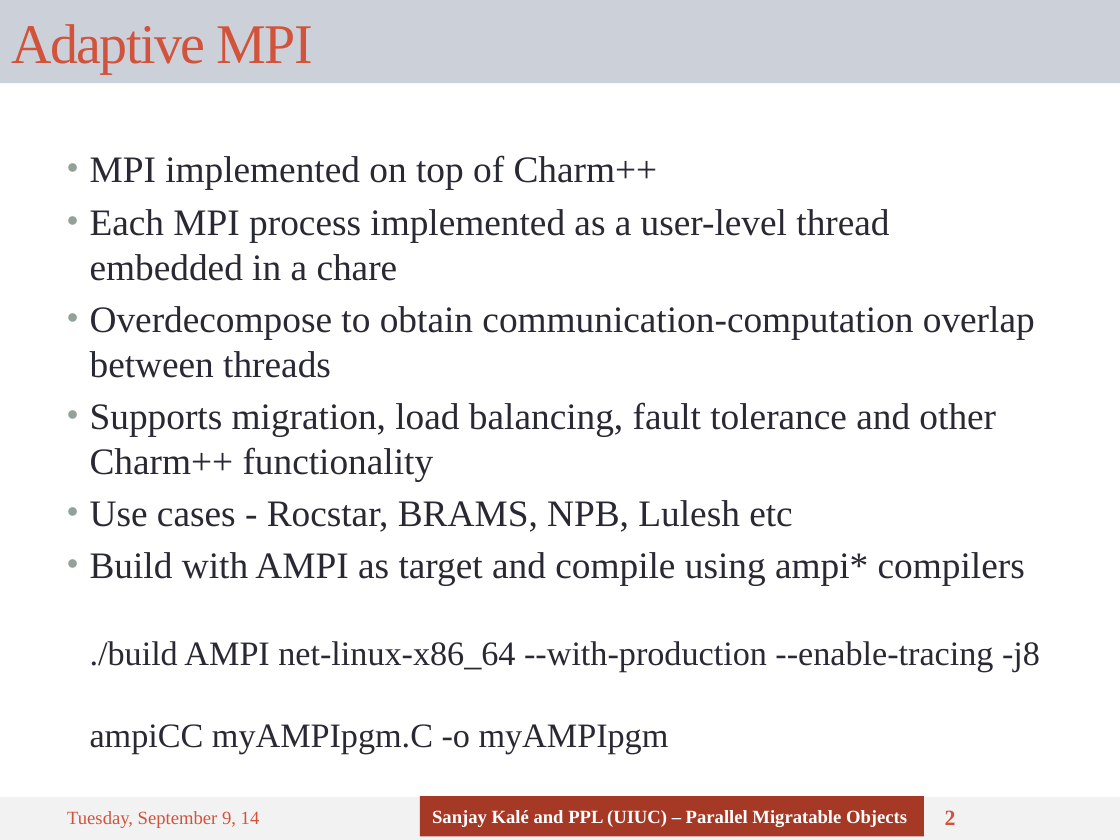
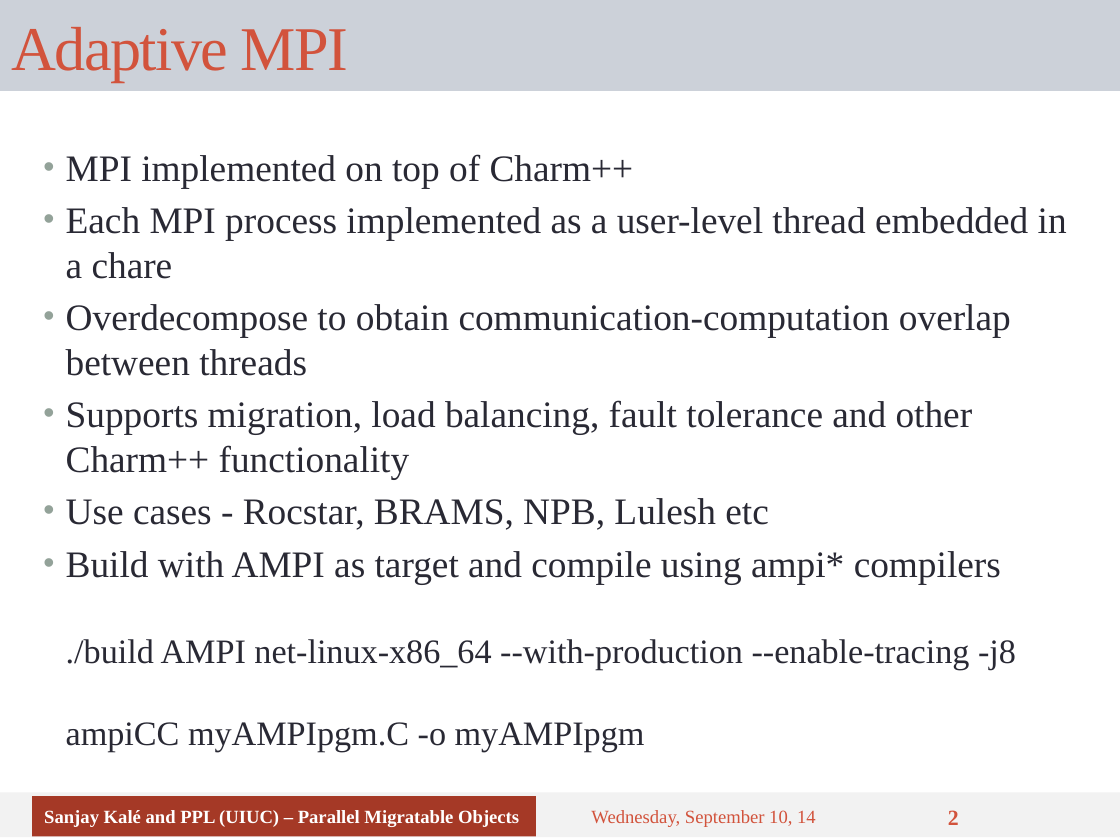
Before and after one commit to UIUC-PPL/charm_tutorial, a slide deck: slide 2 of tutorial-11-interoperability.pptx. Drawn at 1120x840 pixels with LibreOffice and Linux fonts; fonts in the diff are those of the drawing. Boxes give left, top, right and bottom in pixels: in the first picture for what was removed or moved away, otherwise in the second. Text is boxed around its words. In the diff, an @@ line names an element or a change of style, - is before the commit and + after.

```diff
--- a/tutorial-11-interoperability.pptx
+++ b/tutorial-11-interoperability.pptx
@@ title "Adaptive MPI" resized from (x1=0, y1=0, x2=1120, y2=83) to (x1=0, y1=0, x2=1120, y2=91) @@
@@ title "Adaptive MPI" at (x1=0, y1=0, x2=1120, y2=91): size 36 to 40 pt @@
@@ text "MPI implemented on top of ..." moved from (x1=90, y1=155, x2=1040, y2=754) to (x1=66, y1=154, x2=1067, y2=752) @@
@@ text "MPI implemented on top of ..." at (x1=66, y1=154, x2=1067, y2=752): vertical alignment top to middle @@
@@ rectangle moved from (x1=0, y1=797, x2=1120, y2=840) to (x1=0, y1=793, x2=1120, y2=838) @@
@@ rectangle "Sanjay Kalé and PPL (UIUC) ..." moved from (x1=420, y1=796, x2=924, y2=837) to (x1=32, y1=796, x2=536, y2=837) @@
@@ text at (x1=591, y1=810, x2=816, y2=827): text changed @@
-Tuesday, September 9, 14
+Wednesday, September 10, 14
```
Also in this commit, not shown: 5 other slides changed.
